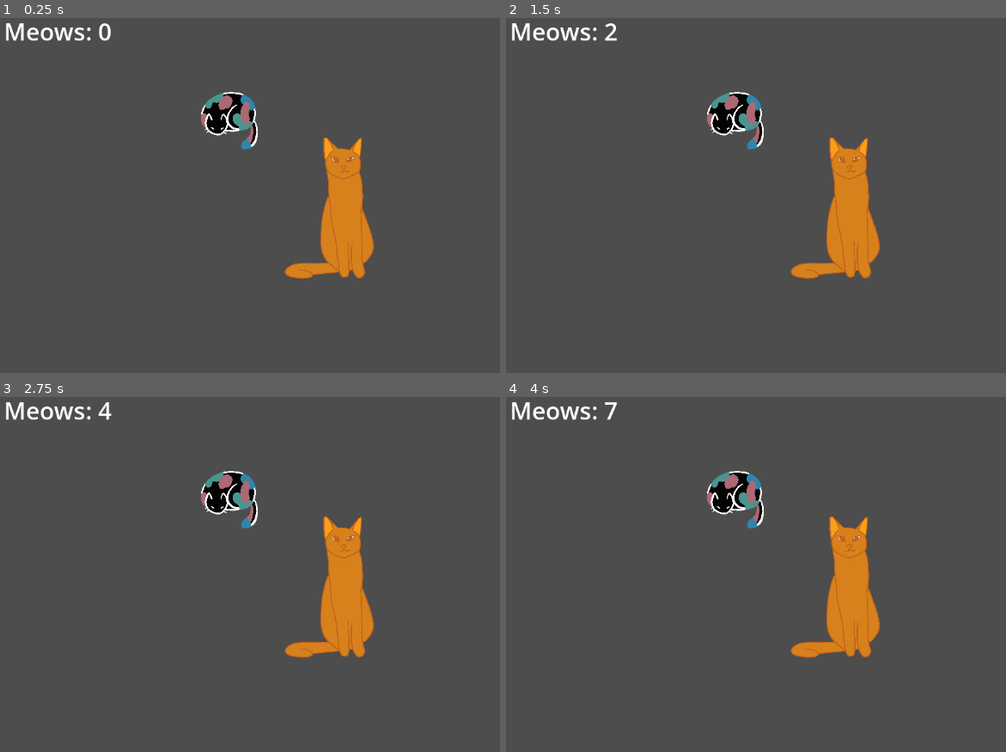
Above: before the commit, frames 1-4 (two rows, left to right).
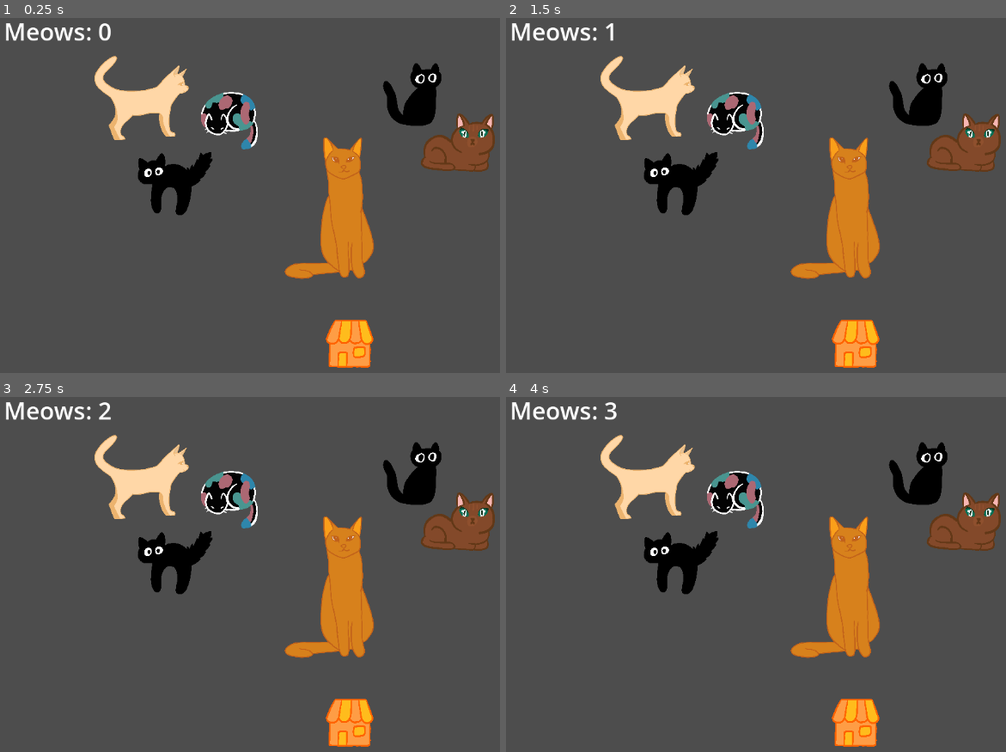
Above: after the commit, the same moments.

Repository: AlanikREDAWN/kitten-klicker
Game: Godot game, scene res://scenes/main.tscn
Same seed, same stepped clock (60 frames per second), same inputs: the game is played once before the commit and once after it. The project has no main scene, so this scene is started directly.
Inputs (mouse positions are in pixels of both pictures, inside the frame that each line leads up to):
- Up to frame 1 (0.25 s): no input
- Up to frame 2 (1.5 s): click (856, 344) at 0.52 s; click (836, 209) at 1.25 s
- Up to frame 3 (2.75 s): click (330, 588) at 2 s
- Up to frame 4 (4 s): click (856, 723) at 2.77 s; click (836, 588) at 3.5 s

The runs differ from the first frame. In frame 1, 7.0% of the frame differs, in the area x 18-99%, y 10-99%; in frame 2, 7.1%; in frame 3, 7.1%, in the area x 18-99%, y 1-99%; in frame 4, 7.1%.

Commit message:
added more cats and a shop icon

Diff:
--- a/scenes/art_cat.gd
+++ /dev/null
@@ -1,17 +0,0 @@
-extends Sprite2D
-
-signal increase_meow
-
-var time_since_last_increase = 0
-#var art_cat_unlocked = false
-
-func _ready() -> void:
-	time_since_last_increase = 0
-
-func _process(delta: float) -> void:
-	#if art_cat_unlocked:
-		time_since_last_increase += delta
-
-		if time_since_last_increase >= 1:
-			time_since_last_increase -= 1
-			increase_meow.emit()
--- a/scenes/main.tscn
+++ b/scenes/main.tscn
@@ -1,9 +1,18 @@
-[gd_scene load_steps=5 format=3 uid="uid://b6woywf0dd7k"]
+[gd_scene load_steps=14 format=3 uid="uid://b6woywf0dd7k"]
 
 [ext_resource type="Script" path="res://scripts/main.gd" id="1_xgg61"]
 [ext_resource type="Texture2D" uid="uid://dlo6klhfieil3" path="res://assets/orange_cat.png" id="2_xpbov"]
 [ext_resource type="Texture2D" uid="uid://d1q17bw8k34p2" path="res://assets/art_cat.png" id="3_nnuop"]
-[ext_resource type="Script" path="res://scenes/art_cat.gd" id="4_wbtxb"]
+[ext_resource type="Script" path="res://scripts/art_cat.gd" id="4_wbtxb"]
+[ext_resource type="Texture2D" uid="uid://c5wgbevjk577m" path="res://assets/beige_cat.png" id="5_jsayk"]
+[ext_resource type="Script" path="res://scripts/beige_cat.gd" id="6_1meh7"]
+[ext_resource type="Texture2D" uid="uid://cxbhfwdj38ykd" path="res://assets/black_cat.png" id="7_l8ice"]
+[ext_resource type="Script" path="res://scripts/black_cat.gd" id="8_1ywd3"]
+[ext_resource type="Texture2D" uid="uid://gknc048omnfh" path="res://assets/brown_cat.png" id="9_wkl06"]
+[ext_resource type="Script" path="res://scripts/brown_cat.gd" id="10_f5ue6"]
+[ext_resource type="Texture2D" uid="uid://d153x0x26ieue" path="res://assets/scared_cat.png" id="11_r6n2m"]
+[ext_resource type="Script" path="res://scripts/scared_cat.gd" id="12_ydtyp"]
+[ext_resource type="Texture2D" uid="uid://c3xa0svl3q82g" path="res://assets/shop.png" id="13_l3sny"]
 
 [node name="main" type="Node2D"]
 script = ExtResource("1_xgg61")
@@ -37,5 +46,43 @@
 texture = ExtResource("3_nnuop")
 script = ExtResource("4_wbtxb")
 
+[node name="BeigeCat" type="Sprite2D" parent="."]
+position = Vector2(250, 160)
+scale = Vector2(0.1, 0.1)
+texture = ExtResource("5_jsayk")
+script = ExtResource("6_1meh7")
+
+[node name="BlackCat" type="Sprite2D" parent="."]
+position = Vector2(707, 159)
+scale = Vector2(0.07, 0.07)
+texture = ExtResource("7_l8ice")
+script = ExtResource("8_1ywd3")
+
+[node name="BrownCat" type="Sprite2D" parent="."]
+position = Vector2(781, 238)
+scale = Vector2(0.07, 0.07)
+texture = ExtResource("9_wkl06")
+script = ExtResource("10_f5ue6")
+
+[node name="ScaredCat" type="Sprite2D" parent="."]
+position = Vector2(303, 301)
+scale = Vector2(0.08, 0.08)
+texture = ExtResource("11_r6n2m")
+script = ExtResource("12_ydtyp")
+
+[node name="Shop" type="TextureButton" parent="."]
+offset_left = 549.0
+offset_top = 523.0
+offset_right = 651.0
+offset_bottom = 626.0
+
+[node name="Shop" type="Sprite2D" parent="Shop"]
+position = Vector2(52, 52)
+scale = Vector2(0.05, 0.05)
+texture = ExtResource("13_l3sny")
+
 [connection signal="pressed" from="OrangeCat" to="." method="_on_orange_cat_pressed"]
 [connection signal="increase_meow" from="ArtCat" to="." method="_on_art_cat_increase_meow"]
+[connection signal="increase_meow" from="BeigeCat" to="." method="_on_beige_cat_increase_meow"]
+[connection signal="increase_meow" from="BlackCat" to="." method="_on_black_cat_increase_meow"]
+[connection signal="increase_meow" from="BrownCat" to="." method="_on_brown_cat_increase_meow"]
--- /dev/null
+++ b/scripts/art_cat.gd
@@ -0,0 +1,23 @@
+extends Sprite2D
+
+signal increase_meow
+
+var time_since_last_increase = 0
+var art_cat_unlocked = false
+
+func _ready() -> void:
+	time_since_last_increase = 0
+
+func _process(delta: float) -> void:
+	if !art_cat_unlocked:
+		return
+
+	time_since_last_increase += delta
+
+	if time_since_last_increase >= 1:
+		time_since_last_increase -= 1
+		increase_meow.emit()
+
+func unlock_art_cat():
+	art_cat_unlocked = true
+	self.visible = true
--- /dev/null
+++ b/scripts/beige_cat.gd
@@ -0,0 +1,23 @@
+extends Sprite2D
+
+signal increase_meow
+
+var time_since_last_increase = 0
+var beige_cat_unlocked = false
+
+func _ready() -> void:
+	time_since_last_increase = 0
+
+func _process(delta: float) -> void:
+	if !beige_cat_unlocked:
+		return
+
+	time_since_last_increase += delta
+
+	if time_since_last_increase >= 1:
+		time_since_last_increase -= 1
+		increase_meow.emit()
+
+func unlock_beige_cat():
+	beige_cat_unlocked = true
+	self.visible = true
--- /dev/null
+++ b/scripts/black_cat.gd
@@ -0,0 +1,23 @@
+extends Sprite2D
+
+signal increase_meow
+
+var time_since_last_increase = 0
+var black_cat_unlocked = false
+
+func _ready() -> void:
+	time_since_last_increase = 0
+
+func _process(delta: float) -> void:
+	if !black_cat_unlocked:
+		return
+
+	time_since_last_increase += delta
+
+	if time_since_last_increase >= 1:
+		time_since_last_increase -= 1
+		increase_meow.emit()
+
+func unlock_black_cat():
+	black_cat_unlocked = true
+	self.visible = true
--- /dev/null
+++ b/scripts/brown_cat.gd
@@ -0,0 +1,23 @@
+extends Sprite2D
+
+signal increase_meow
+
+var time_since_last_increase = 0
+var brown_cat_unlocked = false
+
+func _ready() -> void:
+	time_since_last_increase = 0
+
+func _process(delta: float) -> void:
+	if !brown_cat_unlocked:
+		return
+
+	time_since_last_increase += delta
+
+	if time_since_last_increase >= 1:
+		time_since_last_increase -= 1
+		increase_meow.emit()
+
+func unlock_brown_cat():
+	brown_cat_unlocked = true
+	self.visible = true
--- a/scripts/main.gd
+++ b/scripts/main.gd
@@ -14,3 +14,18 @@
 func _on_art_cat_increase_meow() -> void:
 	meows += 1
 	meows_label.text = "Meows: " + str(meows)
+
+
+func _on_beige_cat_increase_meow() -> void:
+	meows += 2
+	meows_label.text = "Meows: " + str(meows)
+
+
+func _on_black_cat_increase_meow() -> void:
+	meows += 3
+	meows_label.text = "Meows: " + str(meows)
+
+
+func _on_brown_cat_increase_meow() -> void:
+	meows += 4
+	meows_label.text = "Meows: " + str(meows)
--- /dev/null
+++ b/scripts/scared_cat.gd
@@ -0,0 +1,23 @@
+extends Sprite2D
+
+signal increase_meow
+
+var time_since_last_increase = 0
+var scared_cat_unlocked = false
+
+func _ready() -> void:
+	time_since_last_increase = 0
+
+func _process(delta: float) -> void:
+	if !scared_cat_unlocked:
+		return
+
+	time_since_last_increase += delta
+
+	if time_since_last_increase >= 1:
+		time_since_last_increase -= 1
+		increase_meow.emit()
+
+func unlock_scared_cat():
+	scared_cat_unlocked = true
+	self.visible = true
Binary file added: assets/beige_cat.png
Not shown, added: assets/beige_cat.png.import
Binary file added: assets/black_cat.png
Not shown, added: assets/black_cat.png.import
Binary file added: assets/brown_cat.png
Not shown, added: assets/brown_cat.png.import
Binary file added: assets/scared_cat.png
Not shown, added: assets/scared_cat.png.import
Binary file added: assets/shop.png
Not shown, added: assets/shop.png.import
